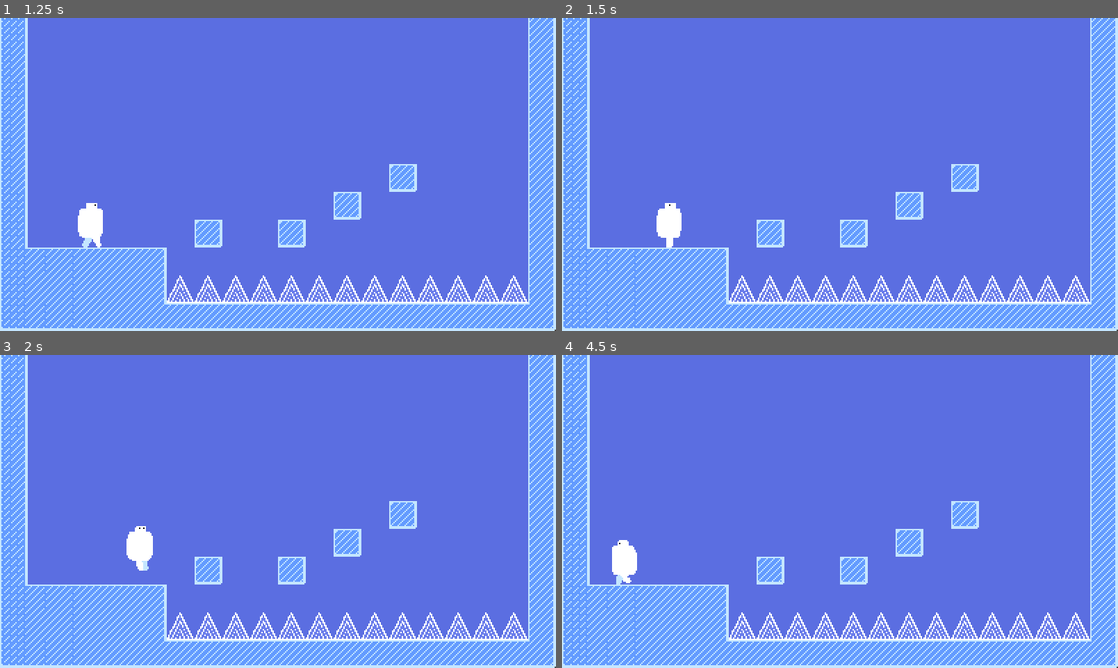
Above: before the commit, frames 1-4 (two rows, left to right).
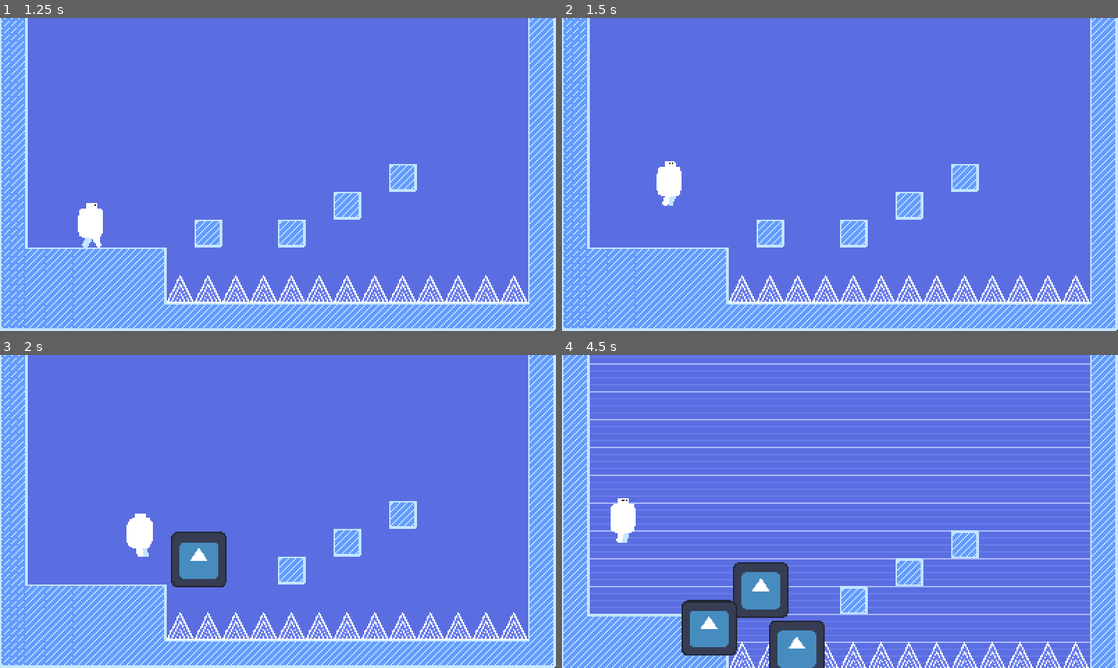
Above: after the commit, the same moments.

Repository: RelaxedArtist/sera-game-jam
Game: Godot game, scene res://scenes/game/start_screen.tscn
The game is run twice, just before and just after one commit, with the same random seed, the same clock (stepped at 60 frames per second) and the same inputs. The engine's default icon, where the game draws it, is replaced by a stand-in: a white triangle on a blue panel in a dark square.
Inputs:
- Up to frame 1 (1.25 s): click "Start" at 0.5 s
- Up to frame 2 (1.5 s): tap 1 (summon_1, bound only after the commit) at 1.35 s
- Up to frame 3 (2 s): tap Space (jump) at 1.52, 1.82 s; tap 2 (summon_2, bound only after the commit) at 1.55 s
- Up to frame 4 (4.5 s): tap 2 (summon_2, bound only after the commit) at 2.1, 3.8 s; tap Space (jump) at 2.27, 2.3, 2.57, 2.85, 3.77, 4.07 s; tap 1 (summon_1, bound only after the commit) at 3.05, 4.35 s; tap W (interact) at 3.6 s

Frame 1 is identical in both runs. In frame 2, 0.9% of the frame differs, in the area x 17-22%, y 45-74%; in frame 3, 2.2%; in frame 4, 25%, in the area x 0-100%, y 0-100%.

Commit message:
object spawning (wip)

Diff:
--- a/Platformer-Template-main/project.godot
+++ b/Platformer-Template-main/project.godot
@@ -63,6 +63,21 @@
 "events": [Object(InputEventKey,"resource_local_to_scene":false,"resource_name":"","device":0,"window_id":0,"alt_presse …(194 unchanged characters)…
 ]
 }
+summon_1={
+"deadzone": 0.5,
+"events": [Object(InputEventKey,"resource_local_to_scene":false,"resource_name":"","device":-1,"window_id":0,"alt_pressed":false,"shift_pressed":false,"ctrl_pressed":false,"meta_pressed":false,"pressed":false,"keycode":0,"physical_keycode":49,"key_label":0,"unicode":49,"location":0,"echo":false,"script":null)
+]
+}
+summon_2={
+"deadzone": 0.5,
+"events": [Object(InputEventKey,"resource_local_to_scene":false,"resource_name":"","device":-1,"window_id":0,"alt_pressed":false,"shift_pressed":false,"ctrl_pressed":false,"meta_pressed":false,"pressed":false,"keycode":0,"physical_keycode":50,"key_label":0,"unicode":50,"location":0,"echo":false,"script":null)
+]
+}
+summon_3={
+"deadzone": 0.5,
+"events": [Object(InputEventKey,"resource_local_to_scene":false,"resource_name":"","device":-1,"window_id":0,"alt_pressed":false,"shift_pressed":false,"ctrl_pressed":false,"meta_pressed":false,"pressed":false,"keycode":0,"physical_keycode":51,"key_label":0,"unicode":51,"location":0,"echo":false,"script":null)
+]
+}
 
 [layer_names]
 
--- /dev/null
+++ b/Platformer-Template-main/scenes/level_objects/box.tscn
@@ -0,0 +1,17 @@
+[gd_scene load_steps=3 format=3 uid="uid://bf2amagjked2o"]
+
+[ext_resource type="Texture2D" uid="uid://c3wn2c2jwcpxr" path="res://assets/art/icon.svg" id="1_ew1wj"]
+
+[sub_resource type="RectangleShape2D" id="RectangleShape2D_keyt4"]
+size = Vector2(128, 128)
+
+[node name="Box" type="Node2D"]
+
+[node name="Sprite2D" type="Sprite2D" parent="."]
+texture = ExtResource("1_ew1wj")
+
+[node name="RigidBody2D" type="RigidBody2D" parent="."]
+collision_mask = 3
+
+[node name="CollisionShape2D" type="CollisionShape2D" parent="RigidBody2D"]
+shape = SubResource("RectangleShape2D_keyt4")
--- a/Platformer-Template-main/scenes/levels/level.gd
+++ b/Platformer-Template-main/scenes/levels/level.gd
@@ -100,3 +100,13 @@
 
 func set_respawn(pos : Vector2):
 	playerRespawn = pos
+
+
+var box_instance = preload("res://scenes/level_objects/box.tscn")
+
+func _on_player_spawn_box() -> void:
+	var obj = box_instance.instantiate()
+	call_deferred("add_child", obj)
+	obj.position = $Player.position + Vector2(200,150)
+
+	pass # Replace with function body.
--- a/Platformer-Template-main/scenes/levels/main.tscn
+++ b/Platformer-Template-main/scenes/levels/main.tscn
@@ -89,4 +89,5 @@
 
 [connection signal="timeout" from="TickTimer" to="." method="_on_tick_timer_timeout"]
 [connection signal="player_dead" from="Player" to="." method="_on_player_player_dead"]
+[connection signal="spawn_box" from="Player" to="." method="_on_player_spawn_box"]
 [connection signal="pressed" from="ClearScreen/CenterContainer/VBoxContainer/Button" to="." method="_on_button_pressed"]
--- a/Platformer-Template-main/scenes/player/player.gd
+++ b/Platformer-Template-main/scenes/player/player.gd
@@ -8,6 +8,11 @@
 @export var JUMP_GRAVITY_MIN: float = 1200  # Short press
 @export var JUMP_GRAVITY_MAX: float = 3600  # Long press
 @export var FALL_GRAVITY: float = 1500  # fall faster than you rise
+@export var FACING_DIRECTION: float = 1
+
+# summon parameters
+@export var BLAST_VELOCITY: float = -1000 # strength of blast jump
+
 
 const terminal_velocity := 800.0
 const max_jump_held_time := 1.0
@@ -27,6 +32,20 @@
 func respawn() -> void:
 	$AnimatedSprite2D.play()
 	velocity.x = SPEED
+
+
+signal spawn_box
+func _process(delta: float) -> void:
+	### SET SPELL SLOTS
+	# blast
+	if Input.is_action_just_pressed("summon_1"):
+		velocity.y = BLAST_VELOCITY
+		jump_held = false
+
+	# box jump
+	if Input.is_action_just_pressed("summon_2"):
+		spawn_box.emit()
+
 
 
 
@@ -71,7 +90,7 @@
 	var true_accel: float = accel * friction  # less friction less acceleration
 	var max_speed: float = SPEED / friction   # less friction more speed
 
-	var direction = sign(velocity.x)
+	FACING_DIRECTION = sign(velocity.x)
 
 	if (jump_held and velocity.y >= 0):
 		jump_held = false
@@ -84,7 +103,7 @@
 	# ANIMATION
 	# -------------------------------------------------
 	if (is_on_floor()):
-		if (direction != 0):
+		if (FACING_DIRECTION != 0):
 			$AnimatedSprite2D.animation = "walk"
 		else:
 			$AnimatedSprite2D.animation = "idle"
@@ -92,13 +111,16 @@
 		$AnimatedSprite2D.animation = "jump"
 	else:
 		$AnimatedSprite2D.animation = "fall"
-	if (direction != 0):
-		$AnimatedSprite2D.flip_h = direction == -1
+	if (FACING_DIRECTION != 0):
+		$AnimatedSprite2D.flip_h = FACING_DIRECTION == -1
 
 
 	move_and_slide() # moves and collides player based on velocity
 	if is_on_wall_only() or (is_on_wall() and velocity.y >= 0):
-		velocity.x = SPEED * -direction
+		velocity.x = SPEED * -FACING_DIRECTION
+
+
+
 
 signal player_dead
 func hurt() -> void:
